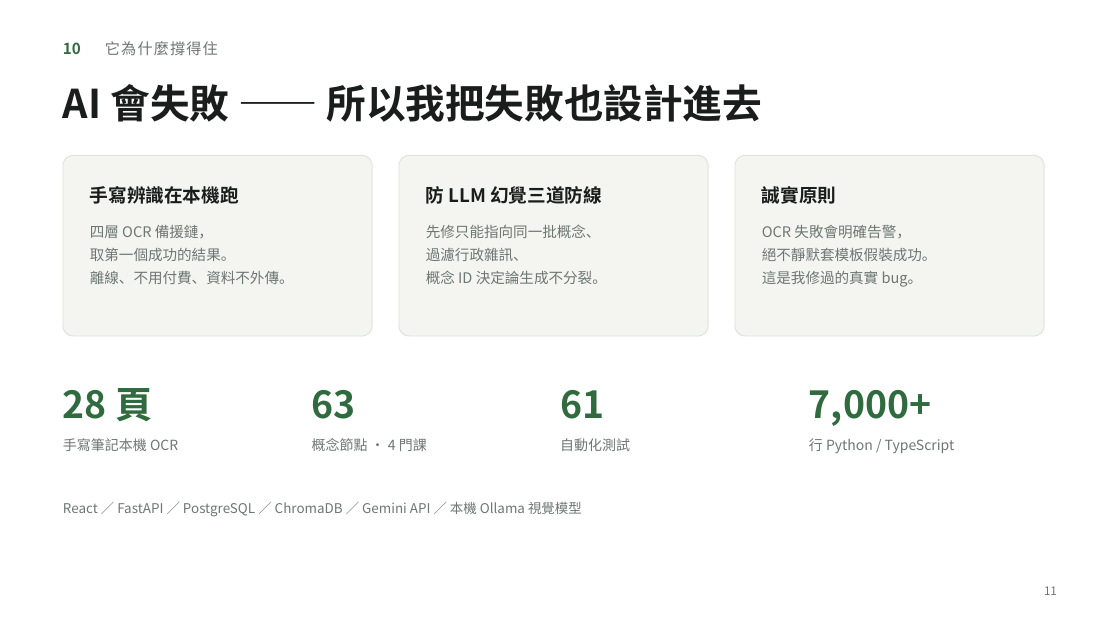
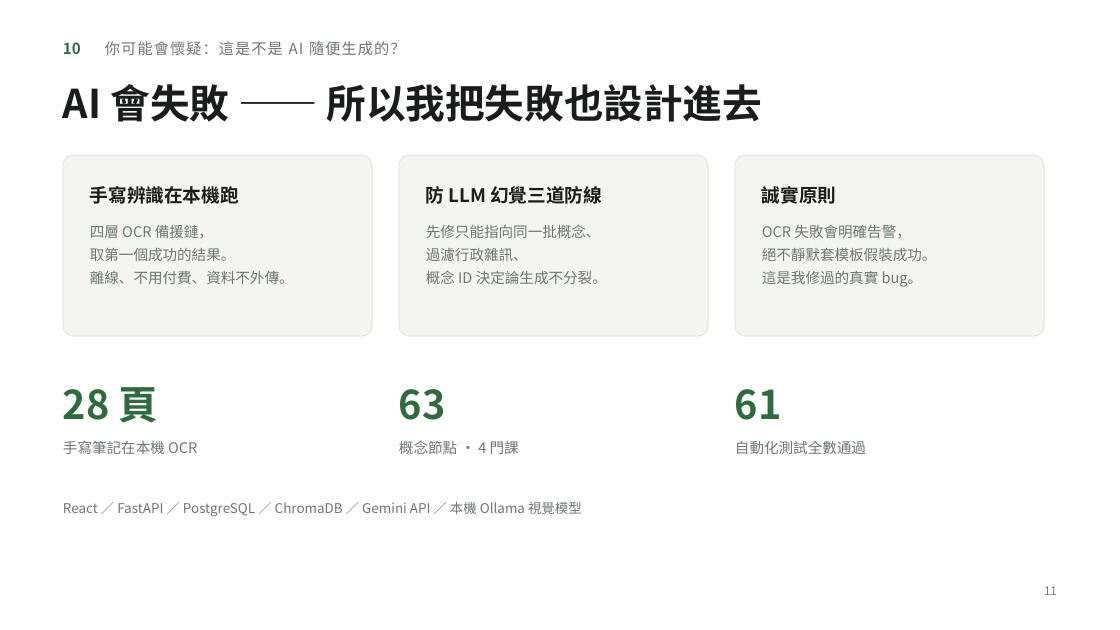
Before and after one commit to PeterTasi/avocado, a slide deck: slide 11 of AdaptLearn-6min.pptx. Drawn at 1120x630 pixels with LibreOffice and Linux fonts; fonts in the diff are those of the drawing. Boxes give left, top, right and bottom in pixels: in the first picture for what was removed or moved away, otherwise in the second. Text is boxed around its words. In the diff, an @@ line names an element or a change of style, - is before the commit and + after.

```diff
--- a/AdaptLearn-6min.pptx
+++ b/AdaptLearn-6min.pptx
@@ text at (105, 41, 406, 55): text changed @@
-它為什麼撐得住
+你可能會懷疑：這是不是 AI 隨便生成的？
@@ text "63": place and size @@
-text "63" at (312, 390, 356, 419)
+text "63" at (399, 389, 446, 420)
@@ size 32 to 34 pt in 3 elements at (63, 387, 159, 423), (399, 389, 446, 420), (735, 389, 782, 420) @@
@@ text "61": place and size @@
-text "61" at (560, 390, 604, 419)
+text "61" at (735, 389, 782, 420)
@@ text removed at (809, 390, 931, 426) @@
-7,000+
@@ text at (63, 441, 197, 454): text changed; size 12 to 12.5 pt @@
-手寫筆記本機 OCR
+手寫筆記在本機 OCR
@@ text "概念節點 · 4 門課": place and size @@
-text "概念節點 · 4 門課" at (312, 438, 427, 451)
+text "概念節點 · 4 門課" at (399, 440, 519, 454)
@@ text "概念節點 · 4 門課" at (399, 440, 519, 454): size 12 to 12.5 pt @@
@@ text at (735, 441, 866, 454): text changed; size 12 to 12.5 pt @@
-自動化測試
+自動化測試全數通過
@@ text removed at (809, 438, 955, 453) @@
-行 Python / TypeScript
```
Also in this commit, not shown: 6 other slides changed, 1 other file.
